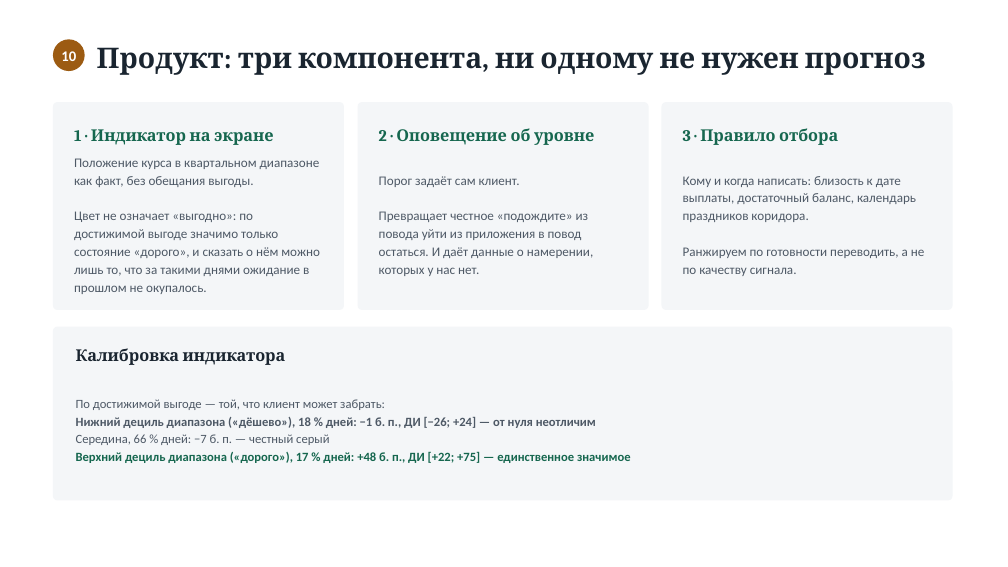
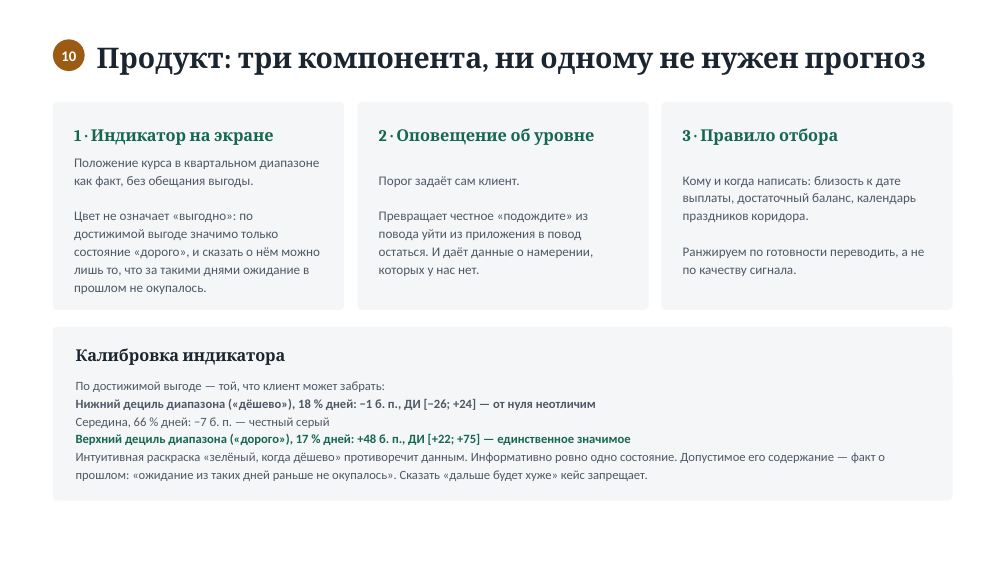
Before and after one commit to tarma3v/international_transfers_signals, a slide deck: slide 12 of submission/prezentaciya-promezhutochnaya.pptx. Drawn at 1008x567 pixels with LibreOffice and Linux fonts; fonts in the diff are those of the drawing. Boxes give left, top, right and bottom in pixels: in the first picture for what was removed or moved away, otherwise in the second. Text is boxed around its words. In the diff, an @@ line names an element or a change of style, - is before the commit and + after.

Commit message:
Презентация снова собирается из исходника, плюс слайд клиентского пути
Генератор и сданный файл разошлись: make_deck.js давал 16 слайдов, а в pptx их
было 17. Слайд «Демонстрация» и три правки текста были когда-то внесены прямо в
pptx, поэтому любая пересборка их молча теряла. Сверил оба файла по тексту и
вернул в исходник всё, чего там не было:

  - слайд «Демонстрация: как это выглядит у клиента»;
  - формулировку про верхний дециль без «не жди» — «сказать о нём можно лишь
    то, что за такими днями ожидание в прошлом не окупалось»;
  - доли дней (18 % и 17 %) в калибровке индикатора;
  - раздел «Сделано» в плане до финала.

Новый слайд «Клиентский путь» со схемой из figures/08: организаторы прямо
сказали, что маршрута клиента в прошлой версии видно не было — были две идеи,
алерт на уровень и праздники, а связного пути нет.

Слайд демонстрации обновлён под семь экранов: добавились перезапись пуша и
посадочная, открытая на следующий день.

```diff
--- a/submission/prezentaciya-promezhutochnaya.pptx
+++ b/submission/prezentaciya-promezhutochnaya.pptx
@@ text at <box>76,452,885,481</box>: paragraph added @@
+Интуитивная раскраска «зелёный, когда дёшево» противоречит данным. Информативно ровно одно состояние. Допустимое его содержание — факт о прошлом: «ожидание из таких дней раньше не окупалось». Сказать «дальше будет хуже» кейс запрещает.
```
Also in this commit, not shown: 5 other slides changed, 1 slide added, 2 other files.
